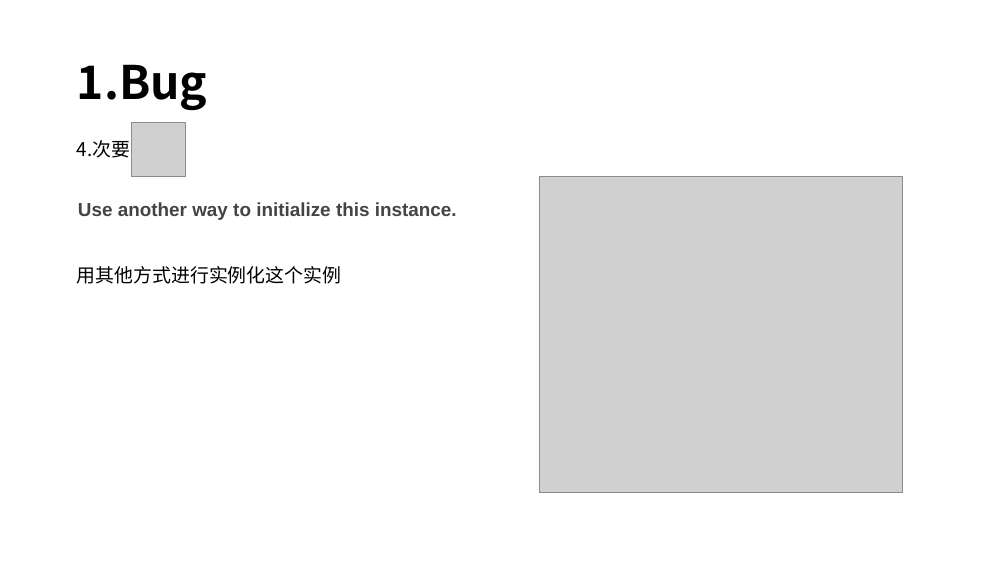
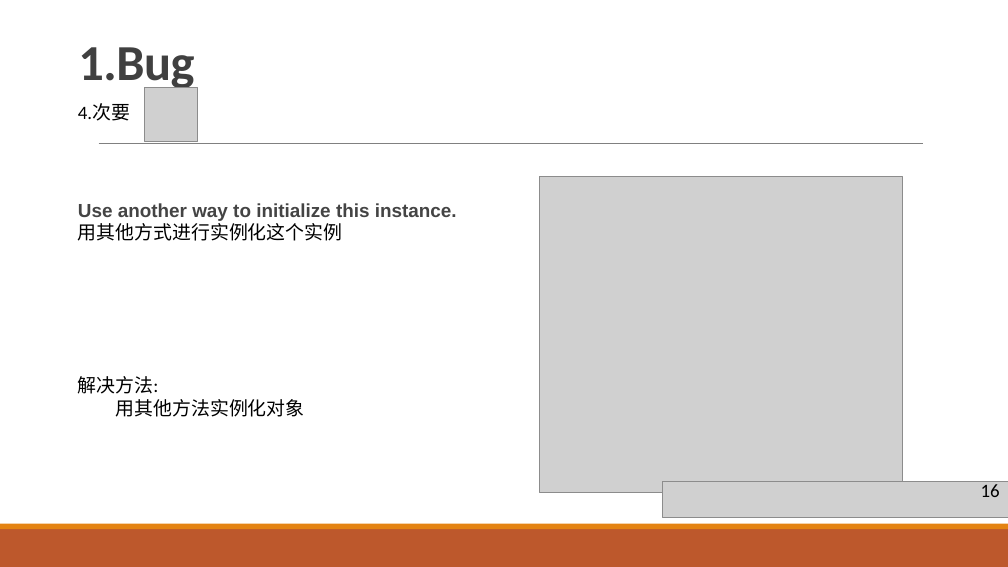
Before and after one commit to yuanbaojian/personMultipleProject, a slide deck: slide 19 of src/main/resources/File/sonarQube扫描问题.pptx. Drawn at 1008x567 pixels with LibreOffice and Linux fonts; fonts in the diff are those of the drawing; grey boxes stand for pictures. Boxes give left, top, right and bottom in pixels: in the first picture for what was removed or moved away, otherwise in the second. Text is boxed around its words. In the diff, an @@ line names an element or a change of style, - is before the commit and + after.

```diff
--- a/src/main/resources/File/sonarQube扫描问题.pptx
+++ b/src/main/resources/File/sonarQube扫描问题.pptx
@@ title "1.Bug" at bbox=[78, 47, 194, 92]: size 44 to 48 pt, font Noto Sans CJK SC to Calibri, text colour #000000 to #404040, letter spacing 0 to -0.5 pt; line spacing 0.9 to 0.85; vertical alignment middle to bottom @@
@@ picture added at bbox=[144, 88, 198, 141] @@
@@ text "4.次要": place and size @@
-text "4.次要" at bbox=[77, 140, 131, 158]
+text "4.次要" at bbox=[78, 103, 130, 121]
@@ text "4.次要" at bbox=[78, 103, 130, 121]: font Noto Sans CJK SC to Calibri @@
@@ line added from (99, 144) to (923, 144), #808080 0.5 pt @@
@@ picture removed at bbox=[132, 123, 185, 176] @@
@@ text at bbox=[78, 220, 343, 241]: paragraph added @@
+用其他方式进行实例化这个实例
@@ text removed at bbox=[77, 266, 342, 284] @@
-用其他方式进行实例化这个实例
@@ text added at bbox=[78, 376, 305, 417], 18 pt, text #000000 @@
+解决方法:
+用其他方法实例化对象
@@ picture added at bbox=[662, 482, 1008, 517] @@
@@ text added at bbox=[981, 484, 1000, 497], 18 pt, text #000000 @@
+16
@@ rectangle added at bbox=[0, 529, 1008, 567], fill #BD582C @@
@@ rectangle added at bbox=[0, 524, 1008, 529], fill #E48312 @@
```
Also in this commit, not shown: 19 other slides changed, 4 slides added, 1 slide removed.
